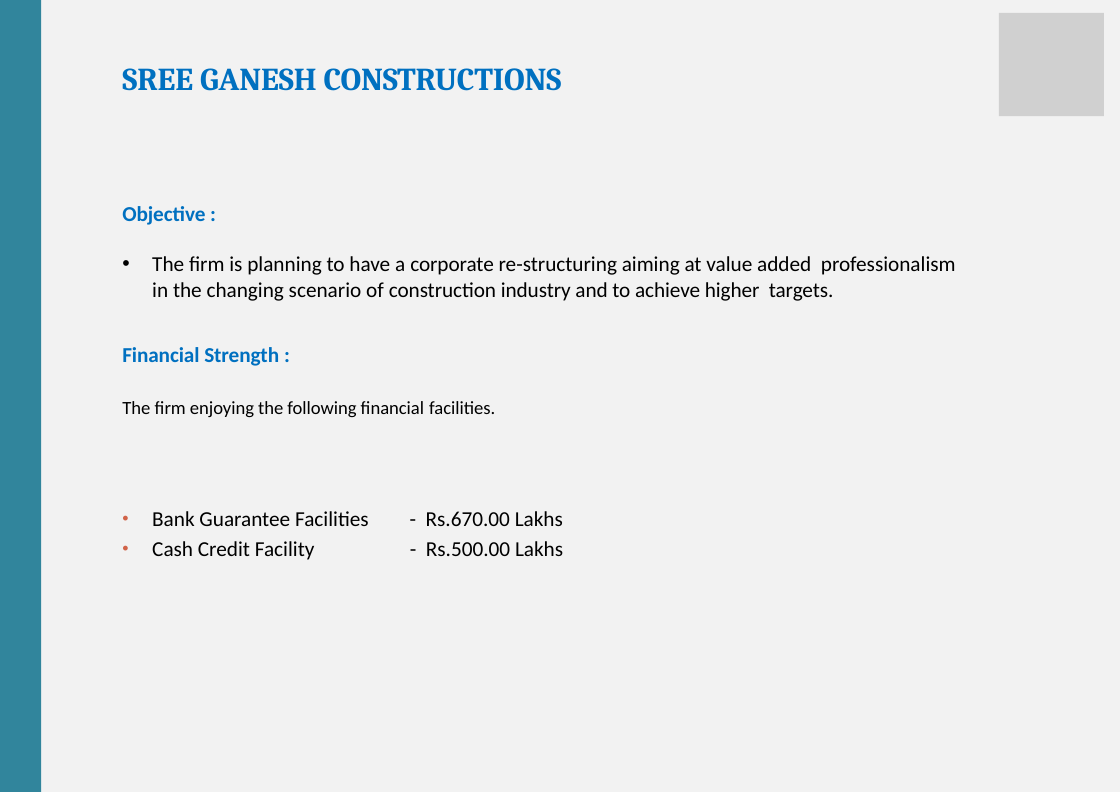
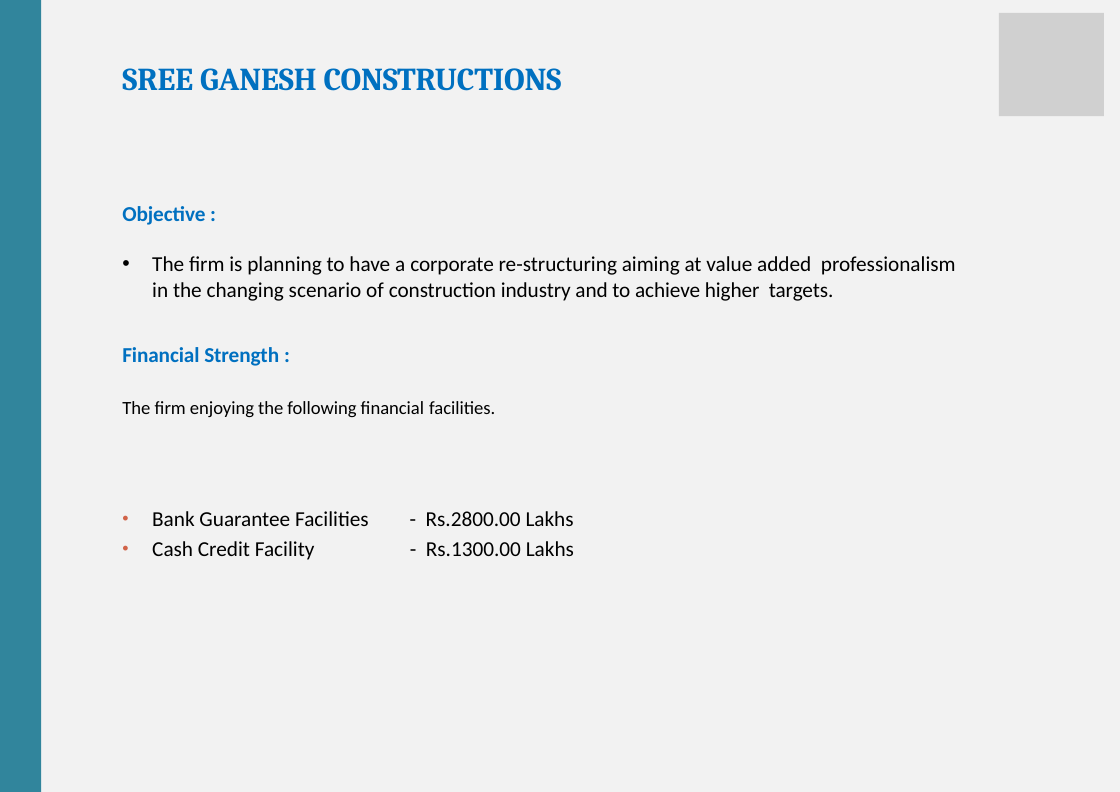
Before and after one commit to mintuhouse/sreeganesh, a slide deck: slide 9 of downloads/SGC_Profile.pptx. Drawn at 1120x792 pixels with LibreOffice and Linux fonts; fonts in the diff are those of the drawing; grey boxes stand for pictures. Boxes give left, top, right and bottom in pixels: in the first picture for what was removed or moved away, otherwise in the second. Text is boxed around its words. In the diff, an @@ line names an element or a change of style, - is before the commit and + after.

```diff
--- a/downloads/SGC_Profile.pptx
+++ b/downloads/SGC_Profile.pptx
@@ text at (x1=426, y1=511, x2=574, y2=556): text changed @@
-- Rs.670.00 Lakhs
-- Rs.500.00 Lakhs
+- Rs.2800.00 Lakhs
+- Rs.1300.00 Lakhs
```
Also in this commit, not shown: 3 other slides changed, 1 other file.
